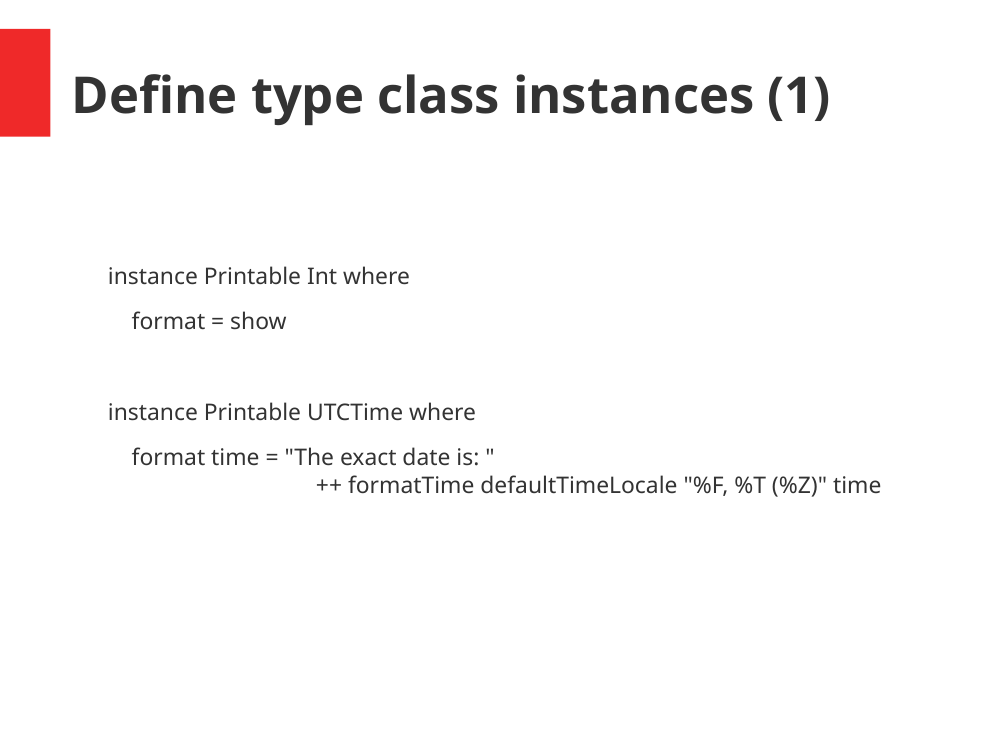
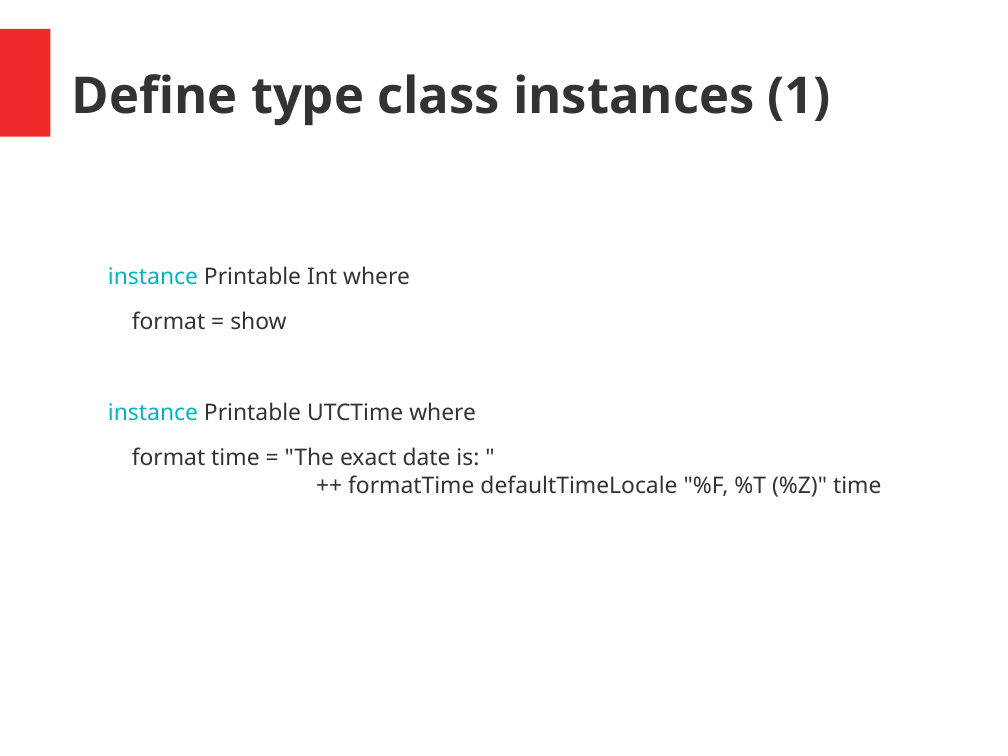
Before and after one commit to hermannhueck/typeclasses, a slide deck: slide 20 of Slides/TypeClasses.pptx (slide 18 before the commit). Drawn at 1008x756 pixels with LibreOffice and Linux fonts; fonts in the diff are those of the drawing. Boxes give left, top, right and bottom in pixels: in the first picture for what was removed or moved away, otherwise in the second. Text is boxed around its words. In the diff, an @@ line names an element or a change of style, - is before the commit and + after.

```diff
--- a/Slides/TypeClasses.pptx
+++ b/Slides/TypeClasses.pptx
@@ text at [108, 266, 476, 421]: text colour #333333 to #00B6BD in "instance", "instance" @@
```
Also in this commit, not shown: 7 other slides changed, 4 slides added, 1 other file.
